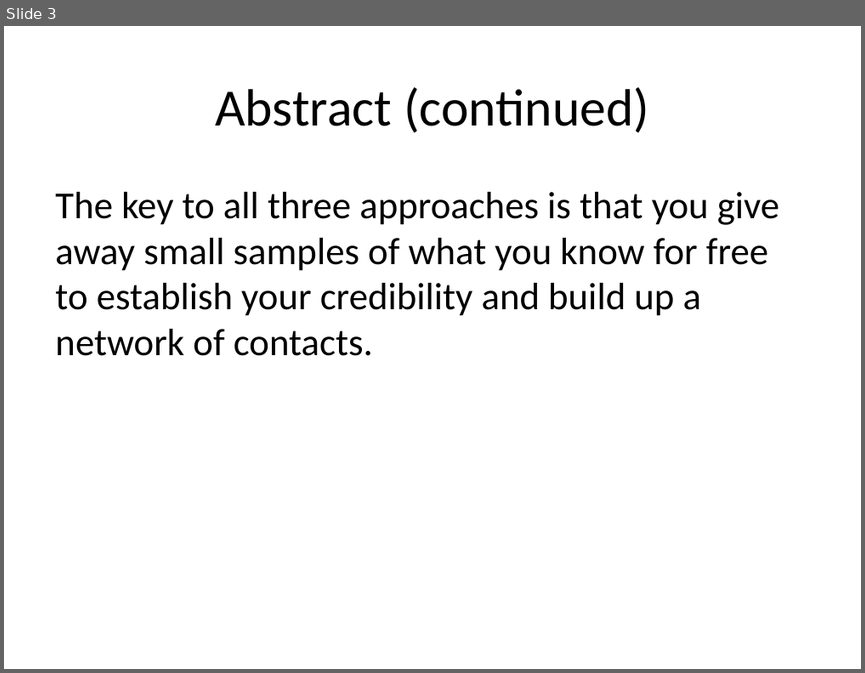
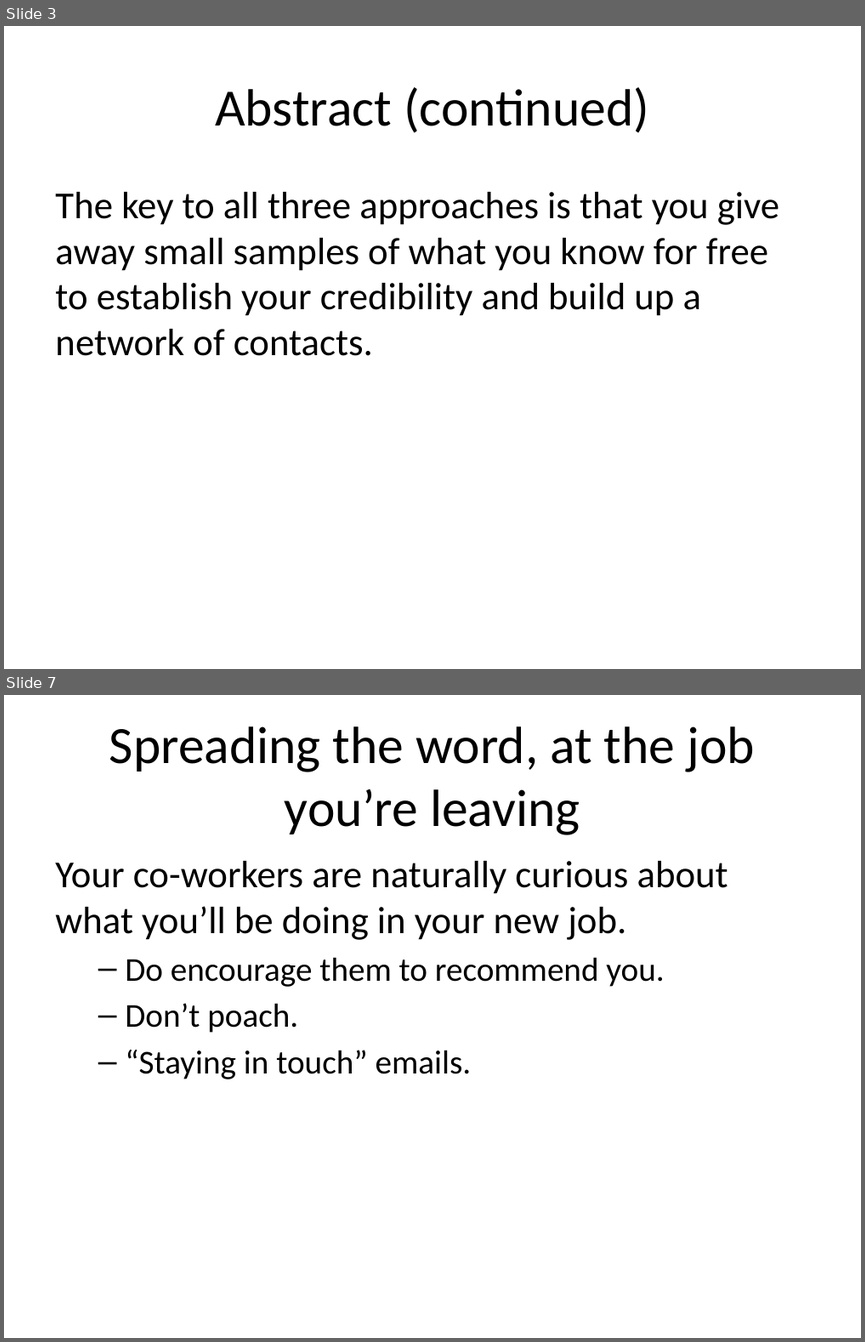
Before and after one commit to pmean/finding-customers, a slide deck: finding-customers.pptx. Shown one above the other, each under a label of ours: slide 3 before the commit, slides 3 and 7 after it; the slides between them are not shown. The pictures are 865x673 and 865x1342 pixels, drawn with LibreOffice and Linux fonts; fonts in the diff are those of the drawing. Boxes give left, top, right and bottom in pixels: in the first picture for what was removed or moved away, otherwise in the second. Text is boxed around its words. In the diff, an @@ line names an element or a change of style, - is before the commit and + after.

```diff
--- a/finding-customers.pptx
+++ b/finding-customers.pptx
@@ slide 7 added at box(4, 695, 861, 1338), background #FFFFFF @@
@@ title added at box(109, 726, 755, 835), 44 pt, text #000000 @@
+Spreading the word, at the job you’re leaving
@@ text added at box(55, 861, 728, 1079), 32 pt, text #000000 @@
+Your co-workers are naturally curious about what you’ll be doing in your new job.
+  – Do encourage them to recommend you.
+  – Don’t poach.
+  – “Staying in touch” emails.
```
Also in this commit, not shown: 10 other slides added, 4 slides removed, 2 other files.
